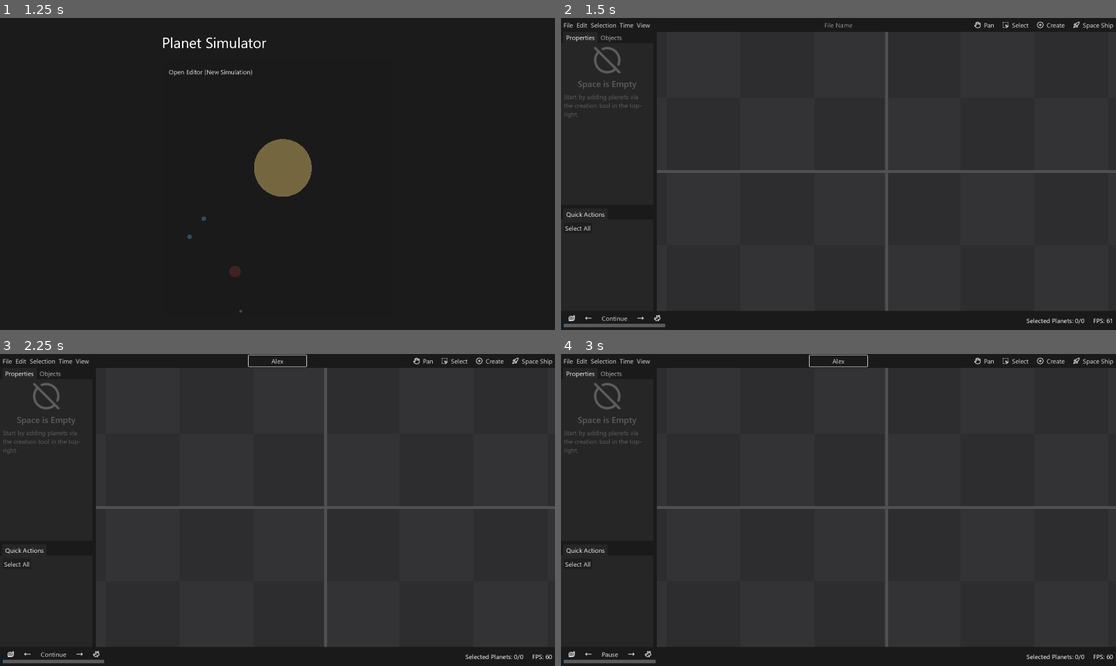
Above: before the commit, frames 1-4 (two rows, left to right).
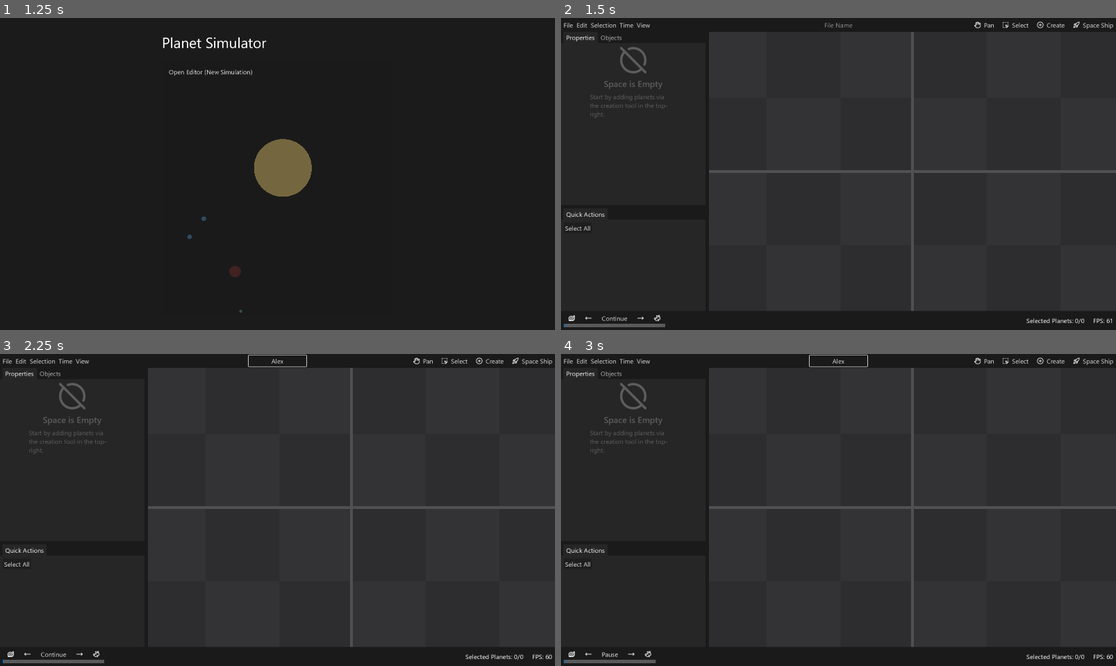
Above: after the commit, the same moments.

Repository: Maximinodotpy/PlanetSimulator
Game: Godot game, scene res://Scenes/User Interface/Main.tscn
The game is run twice, just before and just after one commit, with the same random seed, the same clock (stepped at 60 frames per second) and the same inputs.
Inputs (mouse positions are in pixels of both pictures, inside the frame that each line leads up to):
- Up to frame 1 (1.25 s): move the mouse to (399, 158) at 0.52 s; hold Right (ui_right) from 0.53 s (still down); hold Ctrl from 0.53 s (still down); click (399, 158) at 0.67 s; tap Space at 0.77 s
- Up to frame 2 (1.5 s): release Right (ui_right) at 1.25 s; release Ctrl at 1.25 s; click "Open Editor (New Simulation)" at 1.25 s
- Up to frame 3 (2.25 s): click (277, 360) at 2.02 s; type "Alex" at 2.1 s
- Up to frame 4 (3 s): click "Continue" at 2.75 s

Frame 1 is identical in both runs. In frame 2, 2.4% of the frame differs, in the area x 0-64%, y 4-94%; in frame 3, 2.4%; in frame 4, 2.4%.

Commit message:
Made Main Split Offset Persistent

Diff:
--- a/Scenes/User Interface/Editor/Editor.tscn
+++ b/Scenes/User Interface/Editor/Editor.tscn
@@ -22,6 +22,7 @@
 [ext_resource type="PackedScene" uid="uid://tn815bk1ttbo" path="res://Scenes/User Interface/Editor/Parts/Property Editors/PropertyEditorSingle.tscn" id="7_yxhf3"]
 [ext_resource type="Script" path="res://Scenes/User Interface/Editor/Tools.gd" id="8_p7biu"]
 [ext_resource type="Script" path="res://Scenes/User Interface/Editor/Side Panel.gd" id="10_81w7h"]
+[ext_resource type="Script" path="res://Scenes/User Interface/Editor/Main V Split.gd" id="10_g7cx0"]
 [ext_resource type="PackedScene" uid="uid://04ly32pqw8ub" path="res://Scenes/User Interface/Editor/Parts/No Objects Placeholder.tscn" id="16_w5t37"]
 [ext_resource type="Script" path="res://Scenes/User Interface/Editor/Origin Markers.gd" id="17_i2gys"]
 [ext_resource type="Script" path="res://Scenes/User Interface/Editor/Selected Rect.gd" id="17_iv4k2"]
@@ -195,6 +196,7 @@
 [node name="main" type="HSplitContainer" parent="v"]
 layout_mode = 2
 size_flags_vertical = 3
+script = ExtResource("10_g7cx0")
 
 [node name="Side Panel" type="VSplitContainer" parent="v/main"]
 layout_mode = 2
@@ -220,6 +222,7 @@
 layout_mode = 2
 
 [node name="Property Editor Multiple" parent="v/main/Side Panel/top-tabs/Properties/v" instance=ExtResource("5_n20wa")]
+visible = false
 layout_mode = 2
 
 [node name="Property Editor Single" parent="v/main/Side Panel/top-tabs/Properties/v" instance=ExtResource("7_yxhf3")]
--- /dev/null
+++ b/Scenes/User Interface/Editor/Main V Split.gd
@@ -0,0 +1,25 @@
+extends HSplitContainer
+
+
+func _ready():
+	dragged.connect(split_dragged)
+	UserInterface.on_toggle_side_panel_position.connect(mirror, CONNECT_DEFERRED)
+
+	split_offset = UserInterface.get_config_value('main_split_offset', 500)
+
+
+func split_dragged(offset: int):
+	UserInterface.set_config_value('main_split_offset', offset)
+
+
+func mirror():
+	print('Mirrored')
+	print('split_offset', split_offset)
+	print(get_children())
+
+	if get_children()[0].name == 'Side Panel':
+		split_offset = absi(split_offset)
+	else:
+		split_offset = -split_offset
+
+	UserInterface.set_config_value('main_split_offset', split_offset)
Not shown: 1 places in Scenes/User Interface/Editor/Editor.tscn that only renumber resources
Not shown: 13 places in Theme/Theme.tres that only renumber resources
